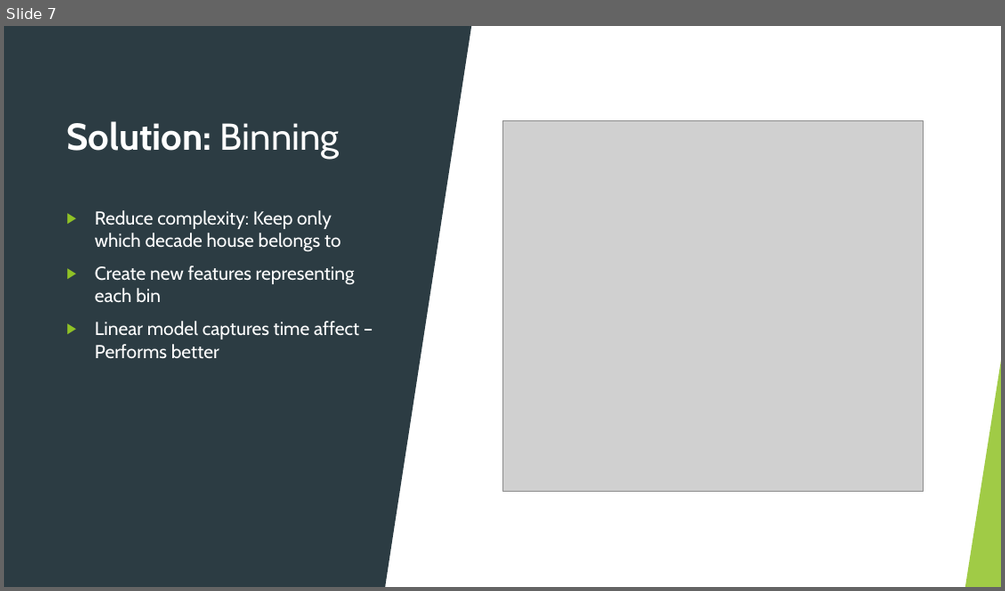
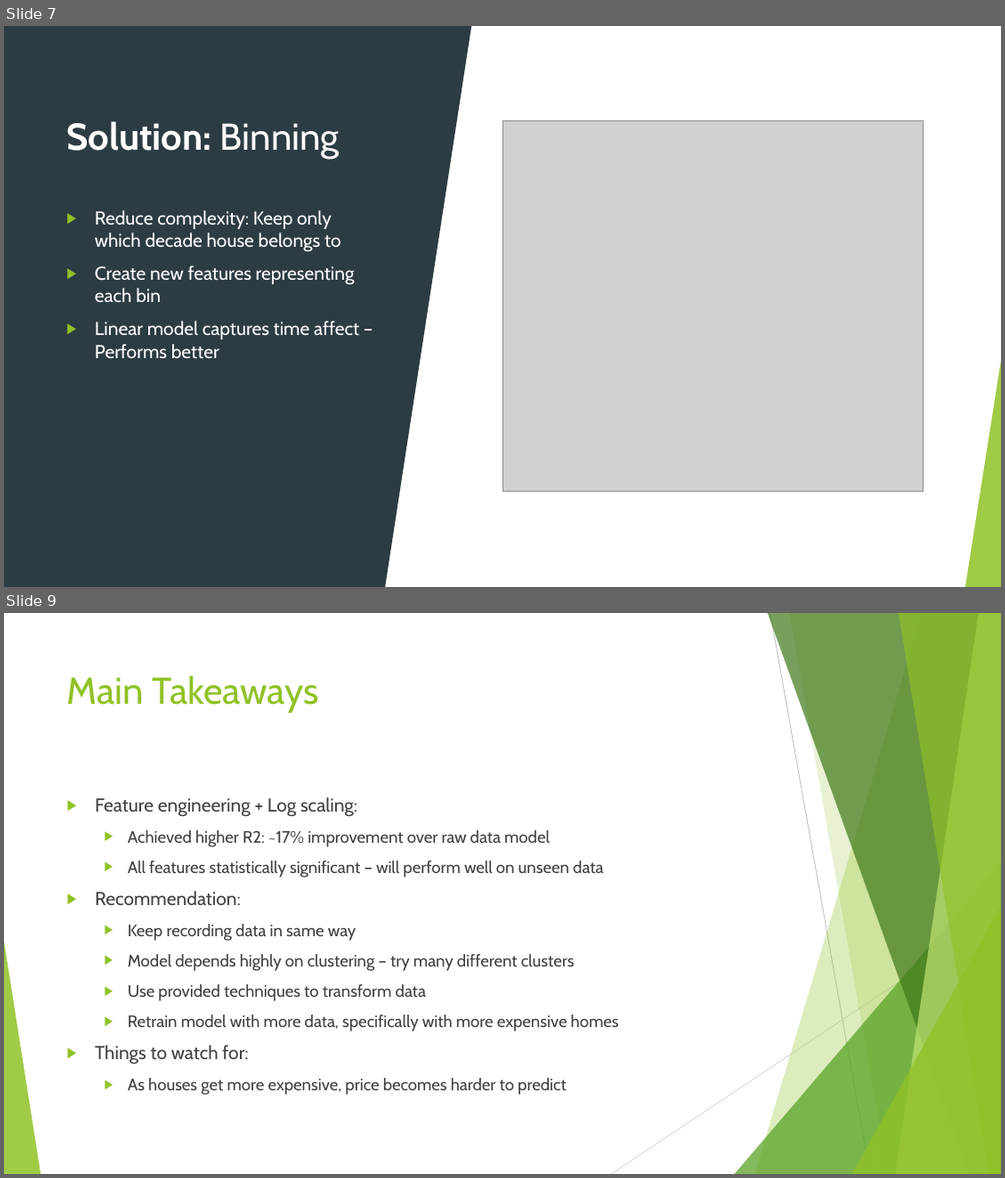
Before and after one commit to arcaputo3/dsc-1-final-project-online-ds-sp-000, a slide deck: Linear Regression Modeling.pptx. Shown one above the other, each under a label of ours: slide 7 before the commit, slides 7 and 9 after it; the slides between them are not shown. The pictures are 1005x591 and 1005x1178 pixels, drawn with LibreOffice and Linux fonts; fonts in the diff are those of the drawing; grey boxes stand for pictures. Boxes give left, top, right and bottom in pixels: in the first picture for what was removed or moved away, otherwise in the second. Text is boxed around its words. In the diff, an @@ line names an element or a change of style, - is before the commit and + after.

```diff
--- a/Linear Regression Modeling.pptx
+++ b/Linear Regression Modeling.pptx
@@ slide 9 added at (4,613,1001,1174), background #FFFFFF; not listed: 10 template elements that a slide beside it also shows @@
@@ title added at (67,675,318,713), 36 pt, text #90C226 @@
+Main Takeaways
@@ text added at (95,797,619,1094), 16 pt, text #404040 @@
+▶ Feature engineering + Log scaling:
+  ▶ Achieved higher R2: ~17% improvement over raw data model
+  ▶ All features statistically significant – will perform well on unseen data
+▶ Recommendation:
+  ▶ Keep recording data in same way
+  ▶ Model depends highly on clustering – try many different clusters
+  ▶ Use provided techniques to transform data
+  ▶ Retrain model with more data, specifically with more expensive homes
+▶ Things to watch for:
+  ▶ As houses get more expensive, price becomes harder to predict
```
Also in this commit, not shown: 2 slides changed, 1 other file.
